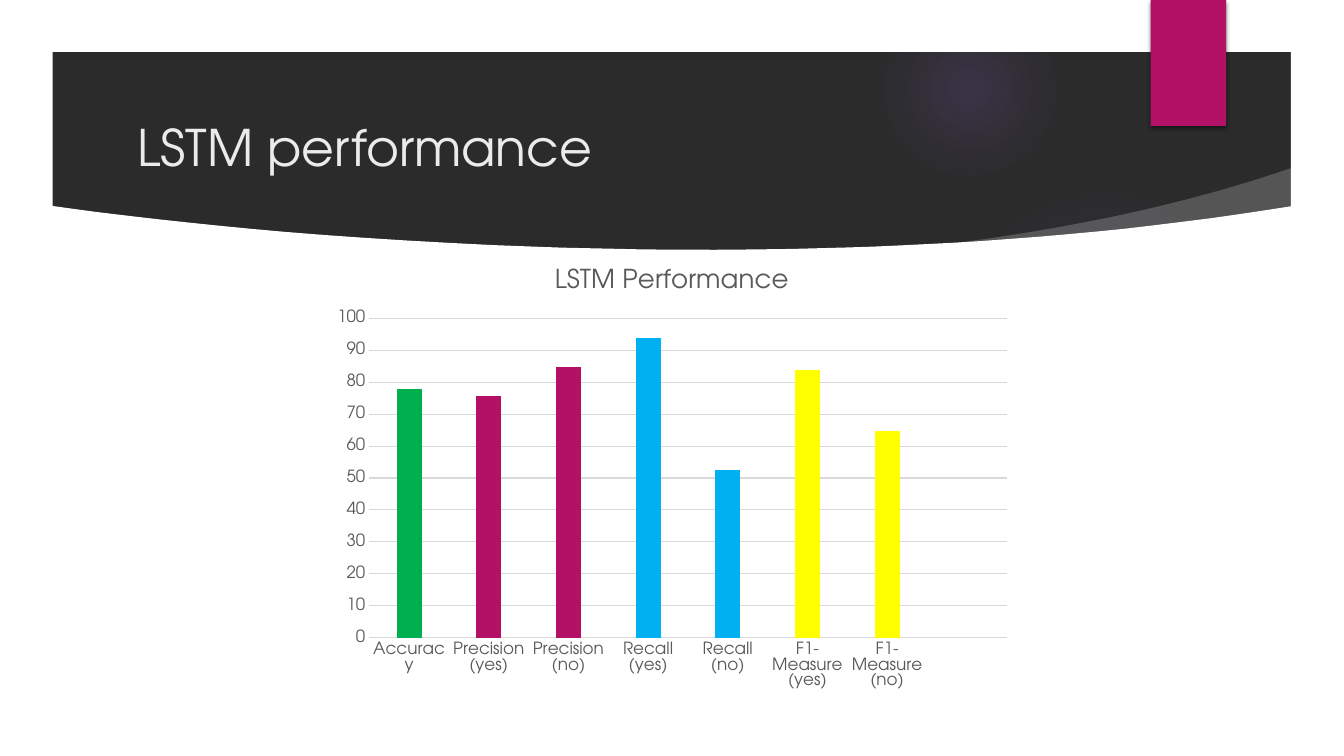
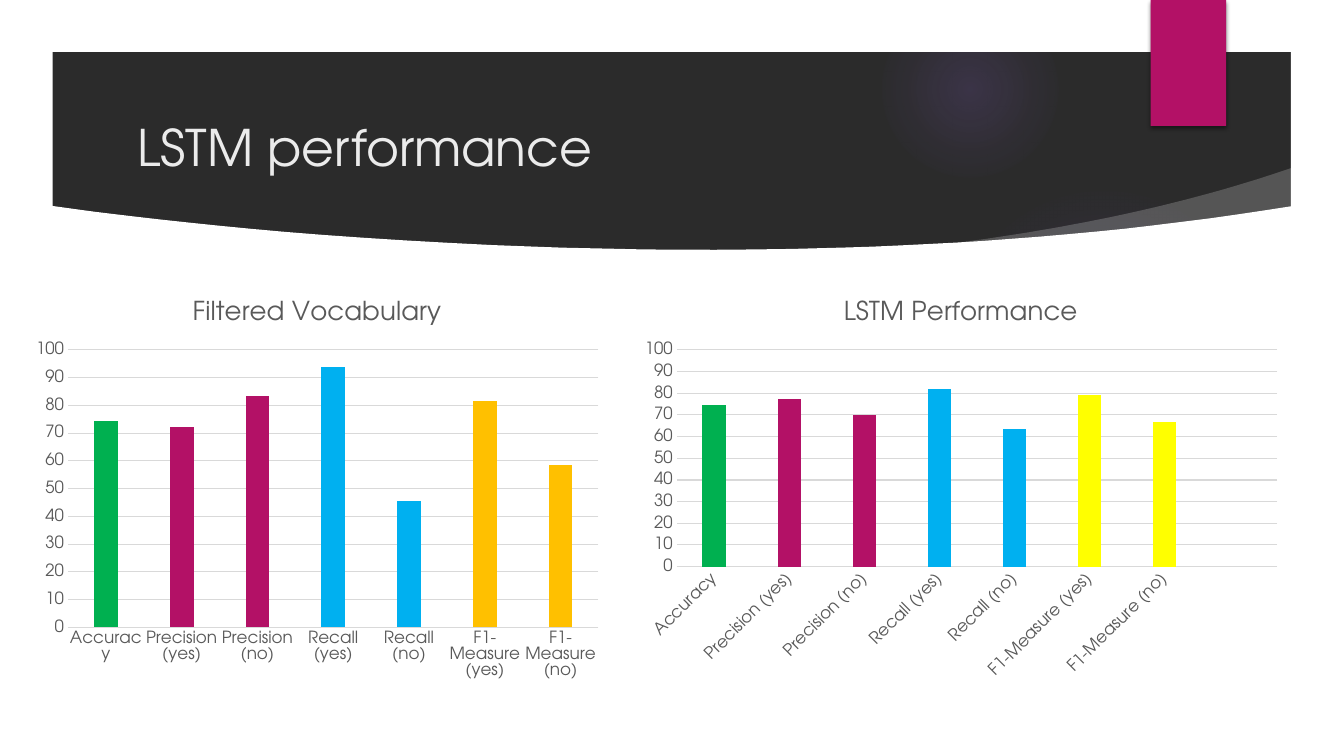
Before and after one commit to bojans1997/472_Assignment3, a slide deck: slide 3 of Assignment 3 analysis.pptx. Drawn at 1344x756 pixels with LibreOffice and Linux fonts; fonts in the diff are those of the drawing; background and template pictures are left out; a plain dark background stands for a picture behind light text. Boxes give left, top, right and bottom in pixels: in the first picture for what was removed or moved away, otherwise in the second. Text is boxed around its words. In the diff, an @@ line names an element or a change of style, - is before the commit and + after.

```diff
--- a/Assignment 3 analysis.pptx
+++ b/Assignment 3 analysis.pptx
@@ column chart added at (24,280,610,687) @@
+title "Filtered Vocabulary"
+categories: Accuracy, Precision (yes), Precision (no), Recall (yes), Recall (no), F1-Measure (yes), F1-Measure (no)
+Filtered Vocabulary: 75, 72, 83, 94, 45, 82, 59
@@ column chart at (632,280,1291,687) @@
-LSTM Performance: 78, 76, 85, 94, 52, 84, 65, -
+LSTM Performance: 75, 77, 70, 82, 64, 79, 67, -
@@ value axis changed @@
@@ column chart: place and size @@
-column chart at (324,247,1021,698)
+column chart at (632,280,1291,687)
```
Also in this commit, not shown: 1 other slide changed, 1 other file.
